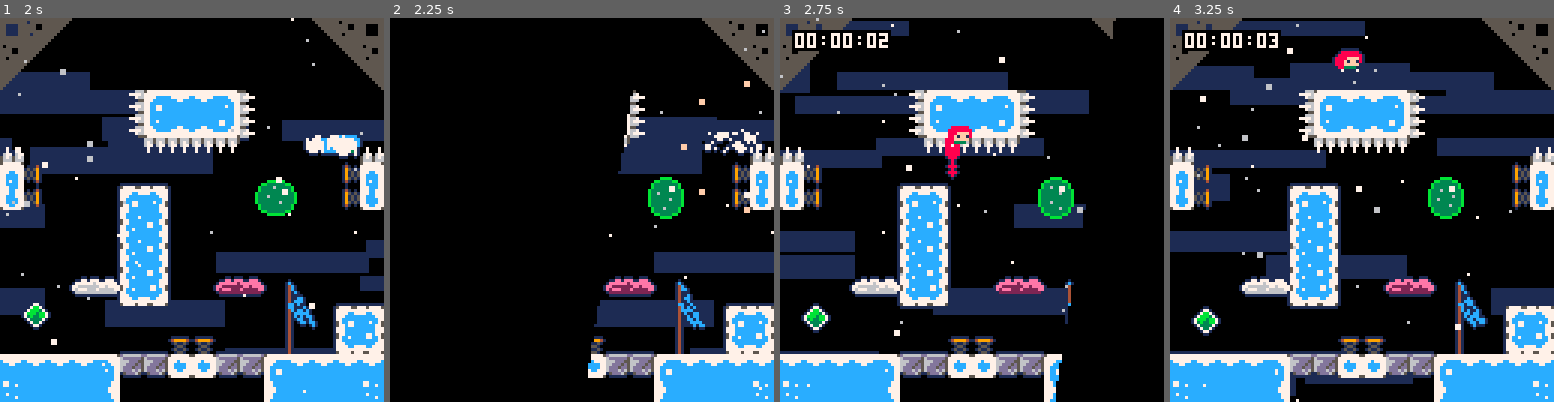
Above: before the commit, frames 1-4 (left to right).
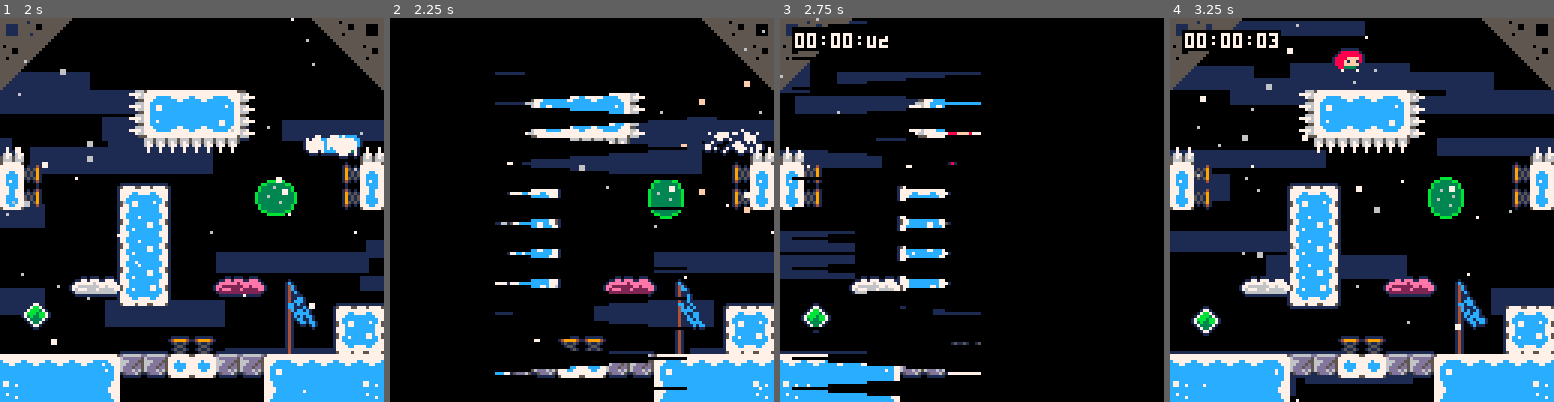
Above: after the commit, the same moments.

Repository: CelesteClassic/newleste.p8
Game: PICO-8 cartridge ridge.p8
The game is run twice, just before and just after one commit, with the same random seed, the same clock (stepped at 60 frames per second) and the same inputs.
Inputs:
- Up to frame 1 (2 s): tap X (X key) at 0.33, 1.07, 1.85 s; tap O (Z key) at 0.7, 1.7 s; hold Right from 1.6 s (still down)
- Up to frame 2 (2.25 s): release Right at 2.1 s; tap O (Z key) at 2.1 s; hold Up from 2.15 s (still down)
- Up to frame 3 (2.75 s): release Up at 2.42 s; hold Right from 2.47 s (still down); tap O (Z key) at 2.5 s
- Up to frame 4 (3.25 s): tap O (Z key) at 2.9 s; tap X (X key) at 2.97 s; release Right at 3.03 s; hold Left from 3.08 s (still down)

Frame 1 is identical in both runs. In frame 2, 6.0% of the frame differs, in the area x 27-78%, y 14-97%; in frame 3, 21%, in the area x 3-88%, y 0-100%; in frame 4, nothing differs.

Commit message:
implemented ridge transition

Diff:
--- a/ridge.p8
+++ b/ridge.p8
@@ -1253,7 +1253,7 @@
   --- </fruitrain> ---
   delay_restart=15
   -- <transition>
-  tstate=0
+  transition:play()
   -- </transition>
 end
 
@@ -1385,6 +1385,10 @@
     end
   end)
 
+  -- <transition>
+  transition:update()
+  -- </transition>
+
 end
 
 -- [drawing functions]
@@ -1500,27 +1504,7 @@
   end
 
   -- <transition>
-  camera()
-  color(0)
-  if tstate>=0 then
-    local t20=tpos+20
-    if tstate==0 then
-      po1tri(tpos,0,t20,0,tpos,127)
-      if(tpos>0) rectfill(0,0,tpos,127)
-      if(tpos>148) then
-        tstate=1
-        tpos=-20
-      end
-    else
-      po1tri(t20,0,t20,127,tpos,127)
-      if(tpos<108) rectfill(t20,0,127,127)
-      if(tpos>148) then
-        tstate=-1
-        tpos=-20
-      end
-    end
-    tpos+=14
-  end
+  transition:draw()
   -- </transition>
 end
 
@@ -1571,10 +1555,47 @@
 end
 
 --<transition>--
-
--- transition globals
-tstate=-1
-tpos=-20
+transition = {
+  -- state:
+  --  1 | wiping in
+  -- -1 | wiping out
+  --  0 | idle
+  state=0,
+  play=function(this)
+    local _ENV=this
+    state = state==0 and 1 or state
+    x=-64
+  end,
+  update=function(this)
+    local _ENV=this
+    if (state==0) return
+    if state==1 and x>128 then
+      state=-1
+      this:play()
+    elseif state==-1 and x>192 then
+      state=0
+    end
+    x+=14
+  end,
+  draw=function(this)
+      camera()
+      color(0)
+    local _ENV,g=this,_ENV
+    if (state==0) return
+    local x20=x+20
+    if state==1 then
+      for yo=-2,128,10 do
+        g.po1tri(x,yo,x+64,yo+5,x,yo+10)
+      end
+      if (x>0) g.rectfill(0,0,x,127,0)
+    else
+      for yo=-2,128,10 do
+        g.po1tri(x20,yo,x20-64,yo+5,x20,yo+10)
+      end
+      if (x<108) g.rectfill(x20,0,127,127,0)
+    end
+  end
+}
 
 -- triangle functions
 function po1tri(x0,y0,x1,y1,x2,y2)
